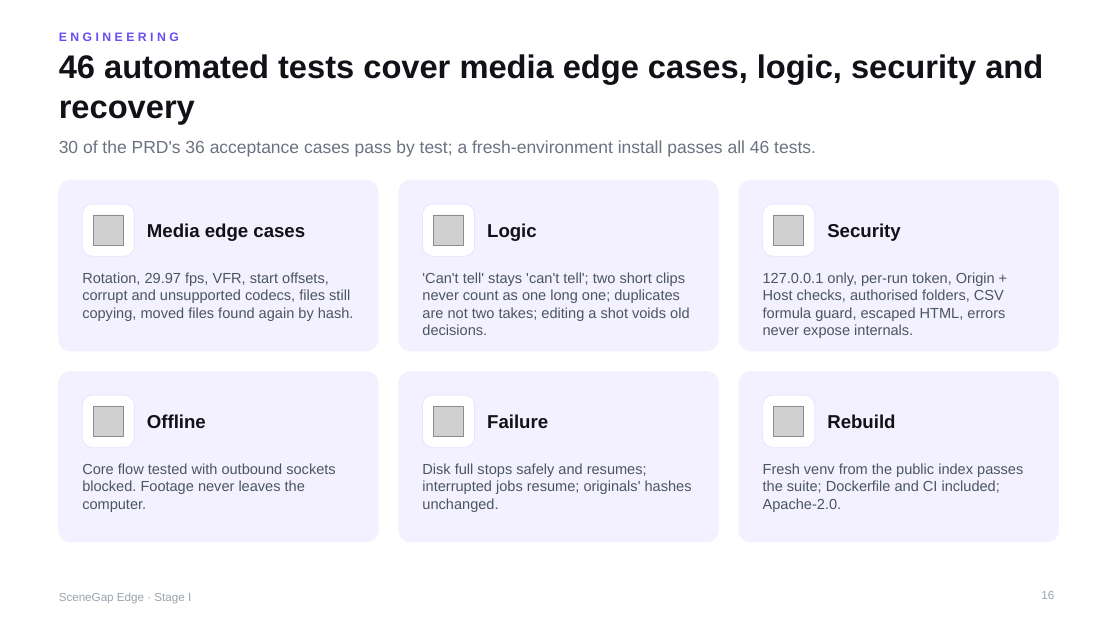
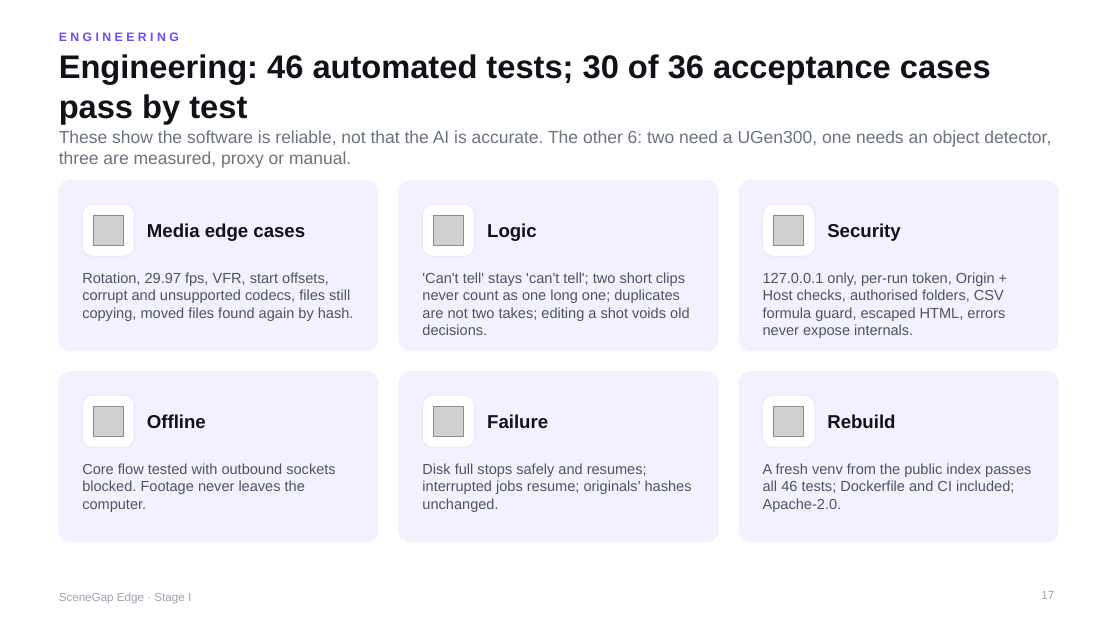
Before and after one commit to yu9bryan/scenegap-edge, a slide deck: slide 17 of docs/deck/SceneGapEdge_StageI_Proposal.pptx (slide 16 before the commit). Drawn at 1120x630 pixels with LibreOffice and Linux fonts; fonts in the diff are those of the drawing; grey boxes stand for pictures. Boxes give left, top, right and bottom in pixels: in the first picture for what was removed or moved away, otherwise in the second. Text is boxed around its words. In the diff, an @@ line names an element or a change of style, - is before the commit and + after.

```diff
--- a/docs/deck/SceneGapEdge_StageI_Proposal.pptx
+++ b/docs/deck/SceneGapEdge_StageI_Proposal.pptx
@@ title at box(59, 54, 991, 124): text changed @@
-46 automated tests cover media edge cases, logic, security and recovery
+Engineering: 46 automated tests; 30 of 36 acceptance cases pass by test
@@ text at box(59, 130, 1051, 168): text changed @@
-30 of the PRD's 36 acceptance cases pass by test; a fresh-environment install passes all 46 tests.
+These show the software is reliable, not that the AI is accurate. The other 6: two need a UGen300, one needs an object detector, three are measured, proxy or manual.
@@ text at box(763, 463, 1031, 512): text changed @@
-Fresh venv from the public index passes the suite; Dockerfile and CI included; Apache-2.0.
+A fresh venv from the public index passes all 46 tests; Dockerfile and CI included; Apache-2.0.
@@ page number at box(1041, 591, 1054, 599): text changed @@
-16
+17
```
Also in this commit, not shown: 21 other slides changed, 4 slides added, 2 slides removed, 16 other files.
